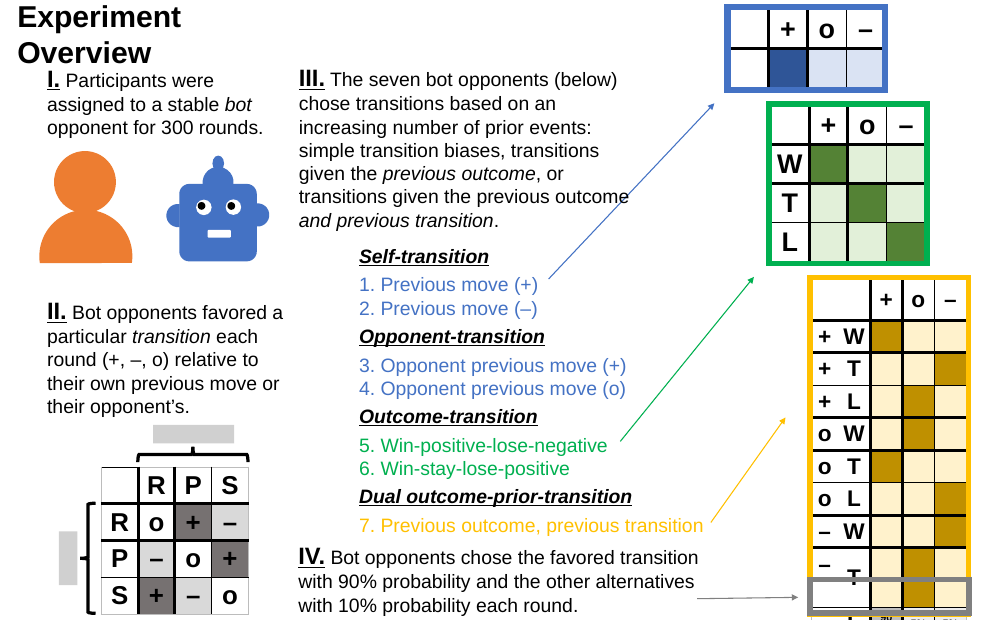
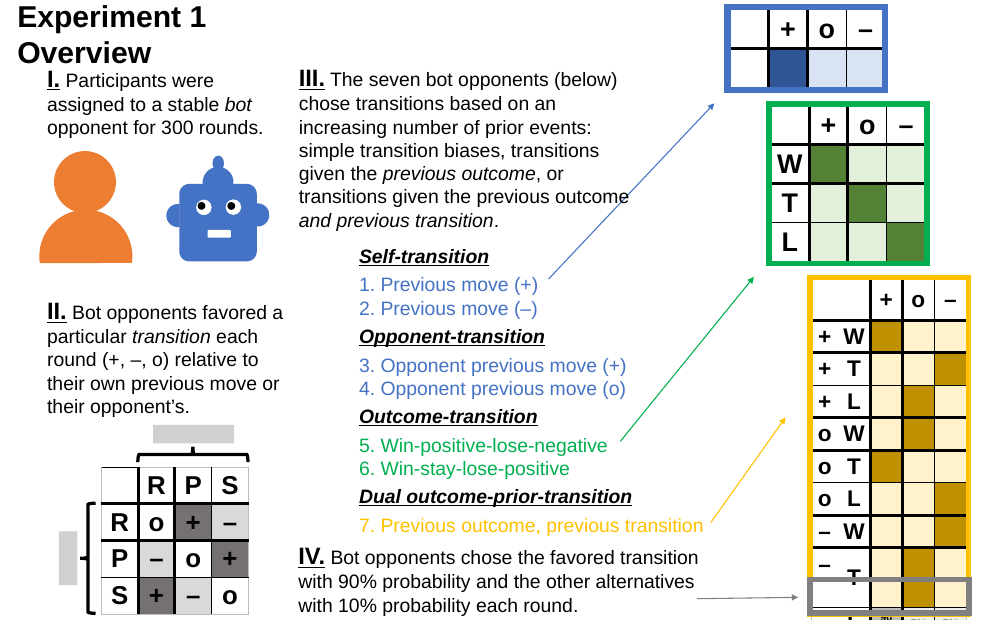
Before and after one commit to erik-brockbank/rps-bot-manuscript-public, a slide deck: slide 1 of figures/stable_bot_overview.pptx. Drawn at 1008x620 pixels with LibreOffice and Linux fonts; fonts in the diff are those of the drawing; grey boxes stand for pictures. Boxes give left, top, right and bottom in pixels: in the first picture for what was removed or moved away, otherwise in the second. Text is boxed around its words. In the diff, an @@ line names an element or a change of style, - is before the commit and + after.

```diff
--- a/figures/stable_bot_overview.pptx
+++ b/figures/stable_bot_overview.pptx
@@ text at bbox=[17, 5, 207, 64]: text changed @@
-Experiment Overview
+Experiment 1 Overview
```
Also in this commit, not shown: 5 other files.
